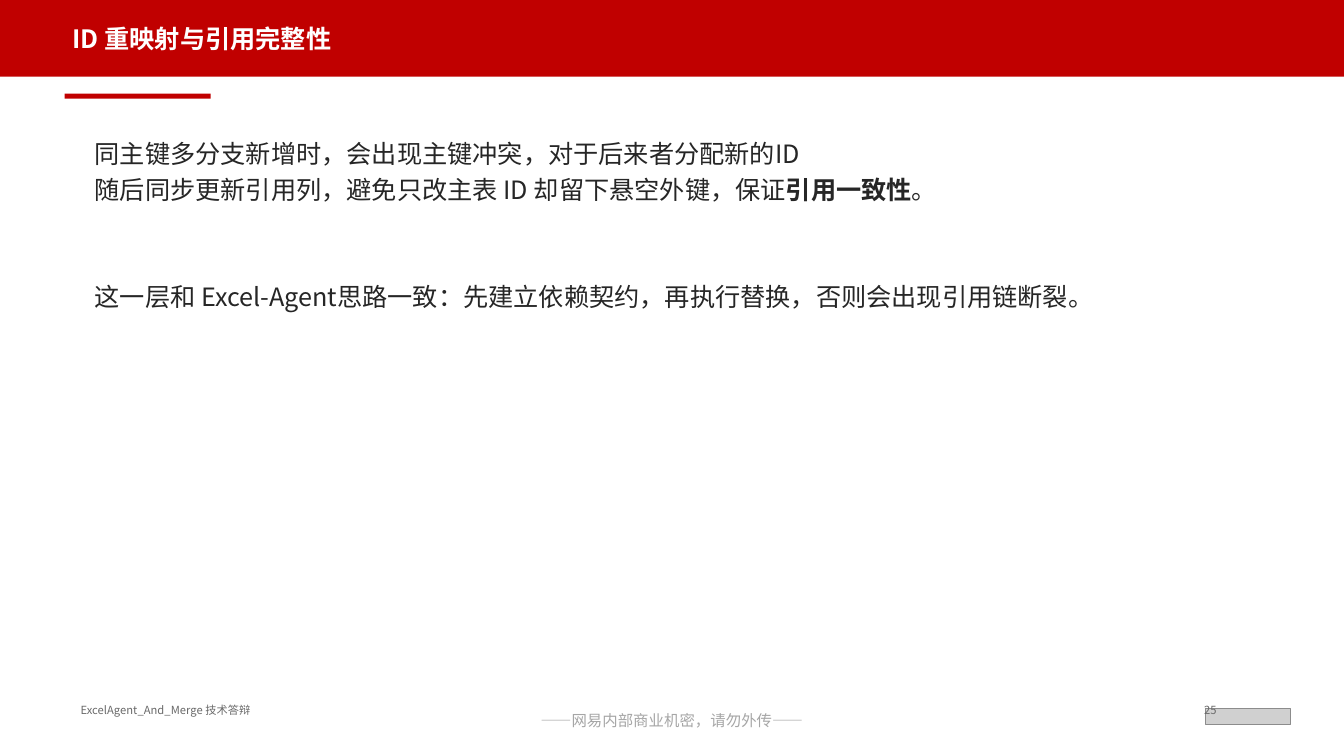
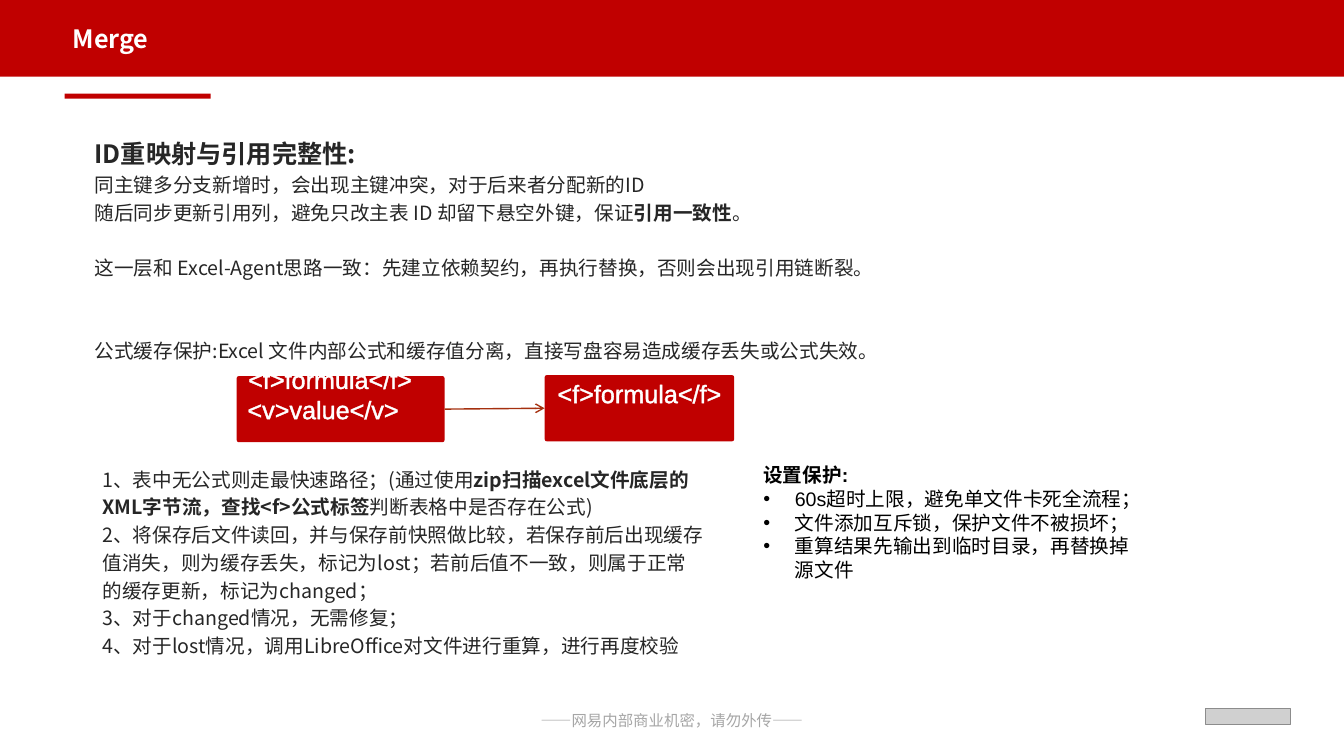
Before and after one commit to Rainwind57/ExcelAgent_And_Merge, a slide deck: slide 28 of 网易互娱通用PPT模板（含保密）_ExcelAgent答辩优化版.pptx (slide 35 before the commit). Drawn at 1344x756 pixels with LibreOffice and Linux fonts; fonts in the diff are those of the drawing; grey boxes stand for pictures. Boxes give left, top, right and bottom in pixels: in the first picture for what was removed or moved away, otherwise in the second. Text is boxed around its words. In the diff, an @@ line names an element or a change of style, - is before the commit and + after.

```diff
--- a/网易互娱通用PPT模板（含保密）_ExcelAgent答辩优化版.pptx
+++ b/网易互娱通用PPT模板（含保密）_ExcelAgent答辩优化版.pptx
@@ text at [73,29,149,54]: text changed @@
-ID 重映射与引用完整性
+Merge
@@ text at [95,141,356,166]: paragraph added @@
+ID重映射与引用完整性:
@@ text at [95,175,874,280]: size 18 to 14 pt in "同主键多分支新增时，会出现主键冲突，对于后来者分配新的ID", "随后同步更新引用列，避免只改主表 ID 却留下悬空外键，保证引用一致性。", "这一层和 Excel-Agent思路一致：先建立依赖契约，再执行替换，否则会出现引用链断裂。" @@
@@ text at [95,341,878,360]: paragraph added @@
+公式缓存保护:Excel 文件内部公式和缓存值分离，直接写盘容易造成缓存丢失或公式失效。
@@ rounded rectangle added at [237,376,445,443], fill #C00000, 18 pt, text #FFFFFF @@
+<f>formula</f>
+<v>value</v>
@@ rounded rectangle added at [544,375,734,442], fill #C00000, 18 pt, text #FFFFFF @@
+<f>formula</f>
@@ arrow added from (445, 409) to (544, 408), #A5300F 1 pt @@
@@ text added at [102,470,703,655], 14 pt, text #262626 @@
+1、表中无公式则走最快速路径；(通过使用zip扫描excel文件底层的XML字节流，查找<f>公式标签判断表格中是否存在公式)
+2、将保存后文件读回，并与保存前快照做比较，若保存前后出现缓存值消失，则为缓存丢失，标记为lost；若前后值不一致，则属于正常的缓存更新，标记为changed；
+3、对于changed情况，无需修复；
+4、对于lost情况，调用LibreOffice对文件进行重算，进行再度校验
@@ text added at [763,465,1141,579], 14 pt, text #000000 @@
+设置保护:
+• 60s超时上限，避免单文件卡死全流程；
+• 文件添加互斥锁，保护文件不被损坏；
+• 重算结果先输出到临时目录，再替换掉源文件
@@ text removed at [81,704,250,717] @@
-ExcelAgent_And_Merge 技术答辩
@@ text removed at [1204,703,1216,718] @@
-25
```
Also in this commit, not shown: 26 other slides changed, 2 slides added, 59 slides removed, 31 other files.
